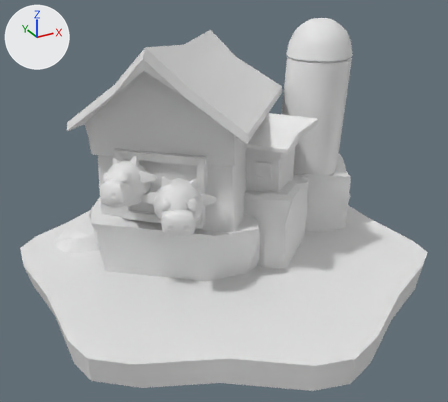
The FBX model Assets/Art/Models/Hillside Region/Hillside_DairyFarm.fbx: old version first, new version second.
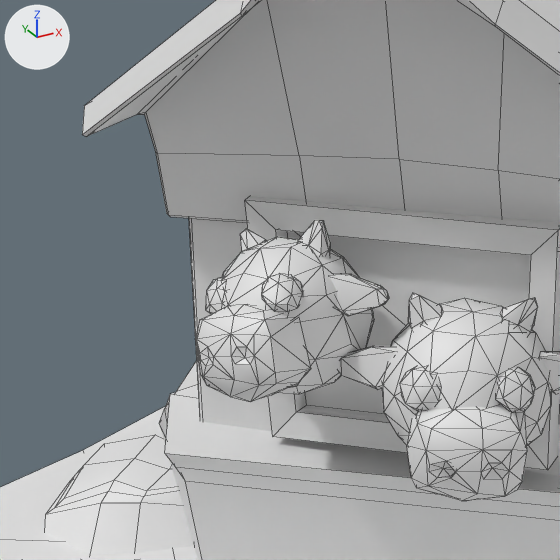
The first picture shows the older version from a 50 mm lens placed at (-0.669, -1.218, 0.741), pointed at (-0.016, -0.032, 0.147). The close-ups show both versions on the part from 10% to 46% of the width and 23% to 63% of the height of that picture. Arrows for +X, +Y and +Z are at upper left; the lights stay in place. The close-ups show mesh edges as thin lines. Where no turn or scale is listed for an object, it has been applied to the vertices. Vertices at the same position are counted once.

In view in the first close-up: 'Hillside_DairyFarm'.
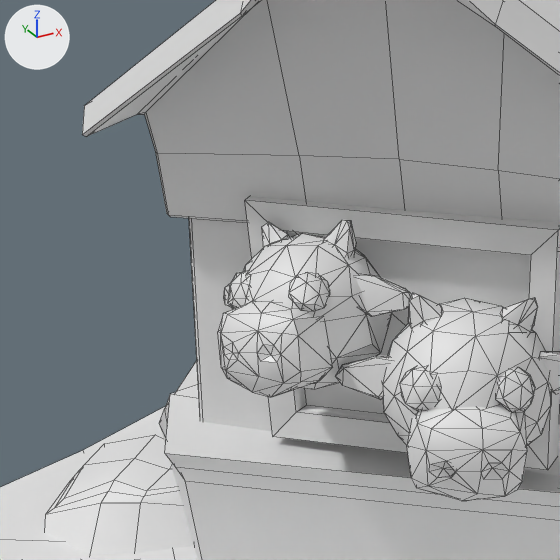
Patch to the scene script:
```diff
--- a/Assets/Art/Models/Hillside Region/Hillside_DairyFarm.fbx.py
+++ b/Assets/Art/Models/Hillside Region/Hillside_DairyFarm.fbx.py
@@ me_cylinder_048 @@
 # used by ob_hillside_dairyfarm; location = (0.0, 0.0, 0.0)
-me_cylinder_048.from_pydata(...)  # 1287 vertices, 1520 faces; spans x -0.461..0.459, y -0.503..0.514, z -0.063..0.54
+me_cylinder_048.from_pydata(...)  # 1287 vertices, 1518 faces; spans x -0.461..0.459, y -0.503..0.514, z -0.063..0.54
+# me_cylinder_048 part 1
+# 2 faces are deleted
+# 10 vertices in x -0.3..-0.236, y -0.095..-0.059, z 0.245..0.303 move by (0.018, 0.003, -0.004)
+# 7 vertices in x -0.321..-0.256, y -0.06..-0.01, z 0.232..0.281 move by (0.015, 0.003, 0.0)
+# 6 vertices in x -0.295..-0.262, y -0.021..-0.001, z 0.245..0.27 move by (0.014, 0.003, 0.001)
+# 6 vertices in x -0.285..-0.258, y -0.077..-0.054, z 0.268..0.292 move by (0.018, 0.002, -0.003)
+# 6 vertices in x -0.308..-0.244, y -0.08..-0.041, z 0.255..0.293 move by (0.017, 0.002, -0.003)
+# 6 vertices in x -0.299..-0.233, y -0.1..-0.053, z 0.226..0.281 move by (0.017, 0.004, -0.004)
+# 220 vertices move from x -0.321..-0.204, y -0.106..0.026, z 0.196..0.306 to x -0.306..-0.189, y -0.109..0.03, z 0.193..0.303
 me_cylinder_048.materials.append(mat_tilecolors_current)
```

What differs and where, as boxes (x1, y1, x2, y2) in the close-ups (560 x 560 px):
part 1 of me_cylinder_048, cut back
    before: (196, 220, 395, 402)
    after: (218, 220, 412, 399)
